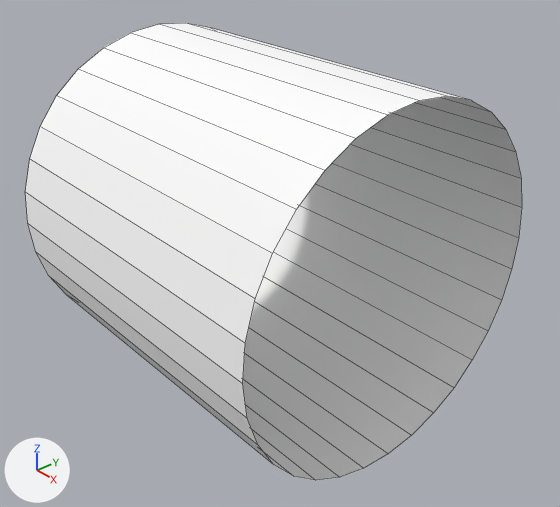
What one commit did to the Blender file assets/cylinder_inside.blend.
Rendered twice from a 50 mm lens placed at (1.519, -1.294, 1.007), pointed at (0.082, -0.029, -0.032). Every picture has the same lights, and +X, +Y and +Z are marked at lower left. Mesh edges are drawn as thin lines.
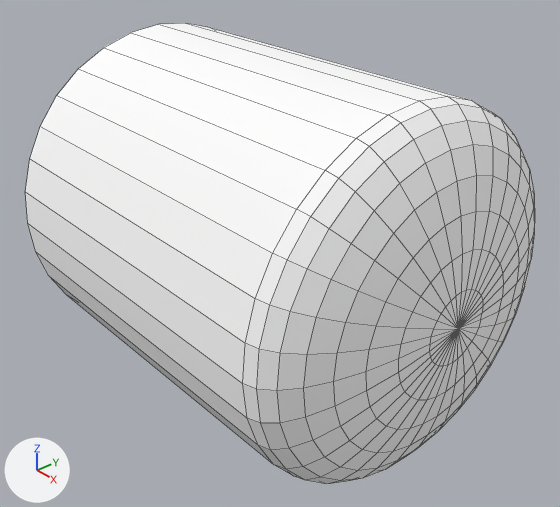
Changed parts and their boxes (x1, y1, x2, y2) in the pictures (560 x 507 px):
'cube', reshaped
    before: (25, 23, 522, 480)
    after: (25, 23, 535, 484)
part 1 of me_cube, added
    after: (243, 96, 535, 484)

The change in detail:
me_cube is used by ob_cube; location (0.0, 0.0, 0.0).
me_cube had 64 vertices, 32 faces and spanned x -0.5..0.5, y -0.5..0.5, z -0.5..0.5.
me_cube now has 289 vertices, 288 faces and spans x -0.5..0.67, y -0.5..0.5, z -0.5..0.5.
Part 1, on me_cube:
225 vertices are added at x 0.533..0.67, y -0.49..0.49, z -0.49..0.49.
256 new faces join them.
